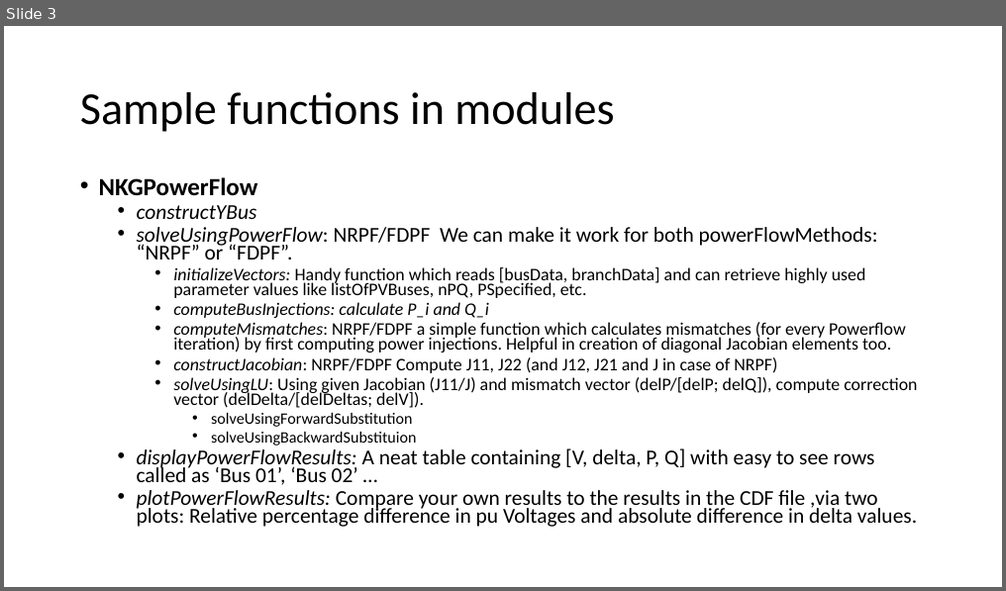
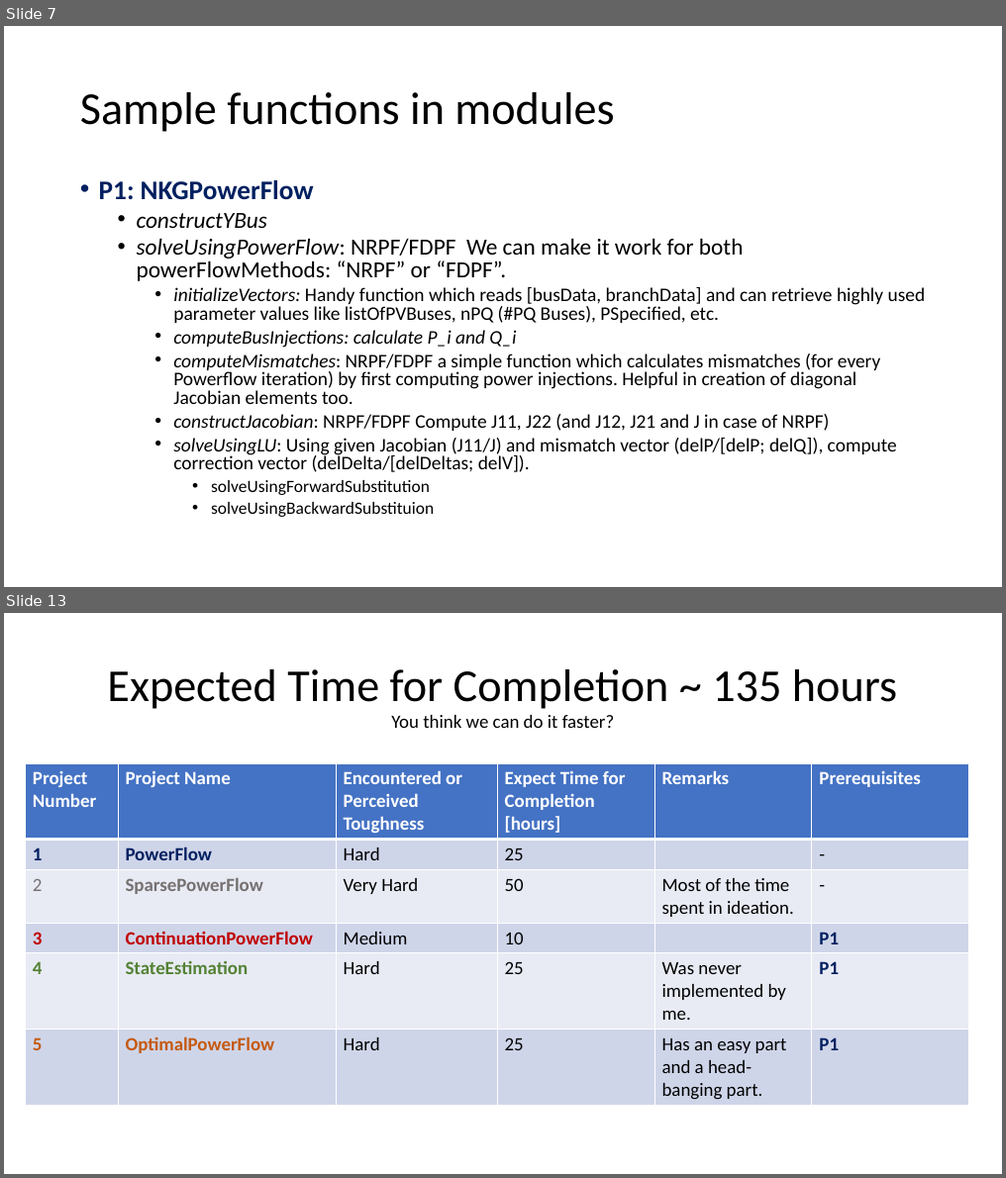
Before and after one commit to Realife-Brahmin/OriginalDocsHub, a slide deck: ee521/plan_for_ee521_in_julia/ee521_julia_plan.pptx. Shown one above the other, each under a label of ours: slide 3 before the commit, slides 7 and 13 after it; the slides between them are not shown. The pictures are 1006x591 and 1006x1178 pixels, drawn with LibreOffice and Linux fonts; fonts in the diff are those of the drawing. Boxes give left, top, right and bottom in pixels: in the first picture for what was removed or moved away, otherwise in the second. Text is boxed around its words. In the diff, an @@ line names an element or a change of style, - is before the commit and + after.

Commit message:
first draft finished.

```diff
--- a/ee521/plan_for_ee521_in_julia/ee521_julia_plan.pptx
+++ b/ee521/plan_for_ee521_in_julia/ee521_julia_plan.pptx
@@ slide 13 added at <box>4,613,1002,1174</box>, background #FFFFFF @@
@@ title added at <box>107,669,897,728</box>, 44 pt, text #000000 @@
+Expected Time for Completion ~ 135 hours
+You think we can do it faster?
@@ table added at <box>25,763,969,1104</box>, 6 rows, 6 columns @@
+Project Number | Project Name | Encountered or Perceived Toughness | Expect Time for Completion [hours] | Remarks | Prerequisites
+1 | PowerFlow | Hard | 25 |  | -
+2 | SparsePowerFlow | Very Hard | 50 | Most of the time spent in ideation. | -
+3 | ContinuationPowerFlow | Medium | 10 |  | P1
+4 | StateEstimation | Hard | 25 | Was never implemented by me. | P1
+5 | OptimalPowerFlow | Hard | 25 | Has an easy part and a head-banging part. | P1
@@ what was slide 3 is now slide 7 @@
@@ slide 7 changed as well @@
@@ text at <box>99,180,314,200</box>: text changed; size 23.8 to 25.9 pt; text colour #000000 to #002060 @@
-• NKGPowerFlow
+• P1: NKGPowerFlow
@@ text at <box>137,213,897,517</box>: size 20.4 to 22.2 pt in "constructYBus", "solveUsingPowerFlow: NRPF/FDPF We can make it work ..."; size 17 to 18.5 pt in "computeBusInjections: calculate P_i and Q_i", "computeMismatches: NRPF/FDPF a simple function which calcula ...", "constructJacobian: NRPF/FDPF Compute J11, J22 (and J12, ...", "solveUsingLU: Using given Jacobian (J11/J) and mismatch ..."; size 15.3 to 16.6 pt in "solveUsingForwardSubstitution", "solveUsingBackwardSubstituion"; line spacing 0.7 to 0.8 @@
@@ text at <box>173,287,926,323</box>: text changed; size 17 to 18.5 pt @@
-    • initializeVectors: Handy function which reads [busData, branchData] and can retrieve highly used parameter values like listOfPVBuses, nPQ, PSpecified, etc.
+    • initializeVectors: Handy function which reads [busData, branchData] and can retrieve highly used parameter values like listOfPVBuses, nPQ (#PQ Buses), PSpecified, etc.
@@ text at <box>137,449,917,527</box>: paragraphs removed @@
-  • displayPowerFlowResults: A neat table containing [V, delta, P, Q] with easy to see rows called as ‘Bus 01’, ‘Bus 02’ …
-  • plotPowerFlowResults: Compare your own results to the results in the CDF file ,via two plots: Relative percentage difference in pu Voltages and absolute difference in delta values.
```
Also in this commit, not shown: 5 other slides changed, 8 other slides added, 2 slides removed.
